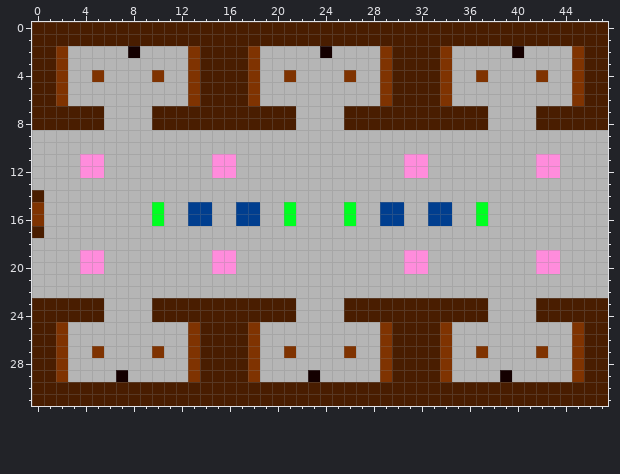
Two versions of one pixel-art sprite, resrc/map6.png. Above: the version before the commit.
The file is 48x32 pixels. Colours within 5 levels of each other are drawn and written as one.
Once edited:
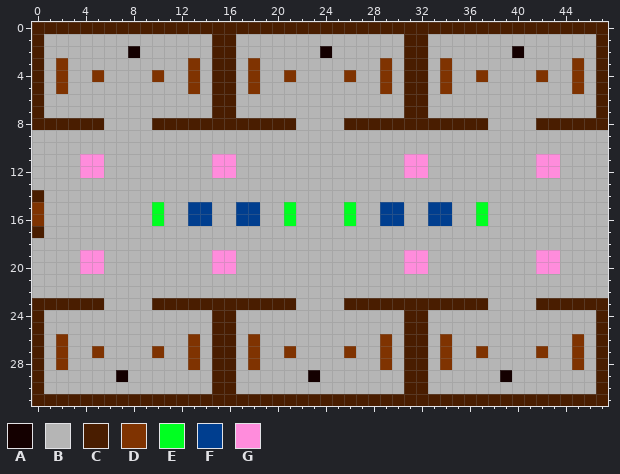
Palette (. is transparent): A #140000  B #b5b5b5  C #491d00  D #7f3301  E #00ff21  F #003e8f  G #ff8cdc
Difference:
Colour B replaces colour C in row 1 at x 1 to 14, 17 to 30 and 33 to 46; in rows 2 to 6 at x 1, 14, 17, 30, 33 and 46; in row 7 at x 1 to 5, 10 to 14, 17 to 21, 26 to 30, 33 to 37 and 42 to 46; in row 24 at x 1 to 5, 10 to 14, 17 to 21, 26 to 30, 33 to 37 and 42 to 46; in rows 25 to 29 at x 1, 14, 17, 30, 33 and 46; in row 30 at x 1 to 14, 17 to 30 and 33 to 46.
Colour B replaces colour D in row 2 at x 2, 13, 18, 29, 34 and 45; in row 6 at x 2, 13, 18, 29, 34 and 45; in row 25 at x 2, 13, 18, 29, 34 and 45; in row 29 at x 2, 13, 18, 29, 34 and 45.
Pixel boxes of the changes (left, top, right, bottom) in both pictures:
changed: (44, 34, 596, 118)
changed: (44, 310, 596, 394)
